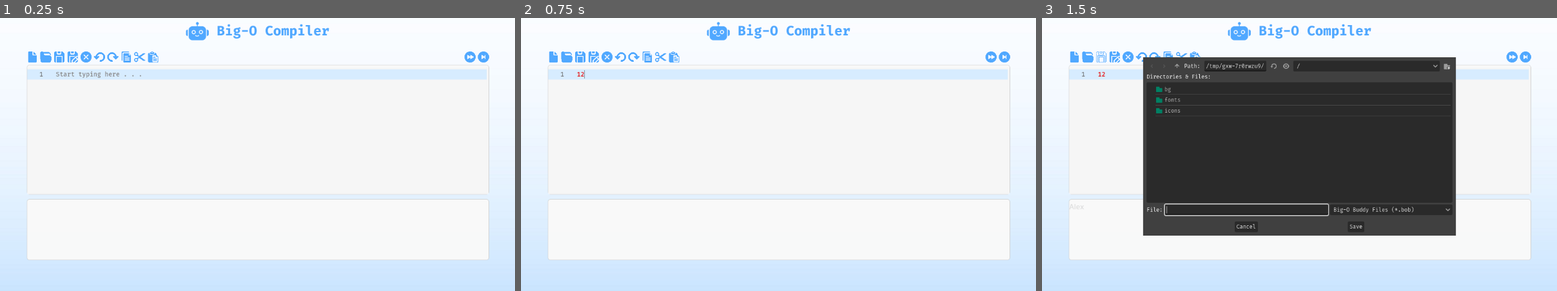
Above: before the commit, frames 1-3 (left to right).
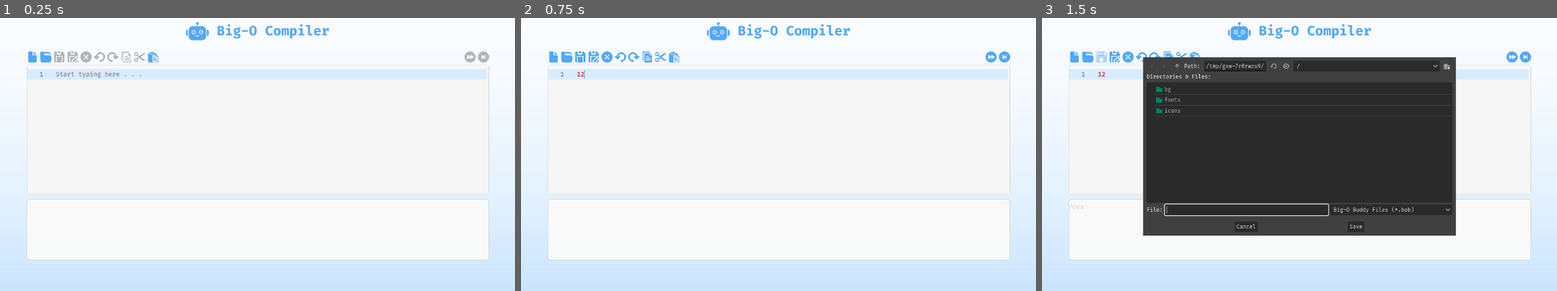
Above: after the commit, the same moments.

Repository: lkpnchl/CMSC_124
Game: Godot game, scene res://TEST.tscn
Same seed, same stepped clock (60 frames per second), same inputs: the game is played once before the commit and once after it.
Inputs (mouse positions are in pixels of both pictures, inside the frame that each line leads up to):
- Up to frame 1 (0.25 s): no input
- Up to frame 2 (0.75 s): click (778, 129) at 0.52 s; type "12" at 0.6 s
- Up to frame 3 (1.5 s): click (1299, 230) at 0.75 s; type "Alex" at 0.83 s; click (1103, 56) at 1.25 s

The runs differ from the first frame. In frame 1, 0.5% of the frame differs, in the area x 10-95%, y 12-17%; in frame 2, nothing differs; in frame 3, nothing differs.

Commit message:
Buttons Disabled at first fixed

Diff:
--- /dev/null
+++ b/IDE/CodeEdit.gd
@@ -0,0 +1,39 @@
+extends CodeEdit
+
+
+@onready var root = get_tree().get_root()
+@onready var buttons = root.get_node("Main/TextureRect/PanelContainer2/MarginContainer/VBoxContainer/hbOX")
+@onready var save = buttons.get_node("Save")
+@onready var saveas = buttons.get_node("Saveas")
+@onready var close = buttons.get_node("Close")
+@onready var undo = buttons.get_node("Undo")
+@onready var redo = buttons.get_node("Redo")
+@onready var copy = buttons.get_node("Copy")
+@onready var cut = buttons.get_node("Cut")
+#@onready var paste = buttons.get_node("Paste")
+@onready var compile = buttons.get_node("Compile")
+@onready var run = buttons.get_node("Run")
+
+func _on_text_changed():
+	if len(text) > 0:
+		save.disabled = false
+		saveas.disabled = false
+		close.disabled = false
+		undo.disabled = false
+		redo.disabled = false
+		copy.disabled = false
+		cut.disabled = false
+		#paste.disabled = false
+		compile.disabled = false
+		run.disabled = false
+	else:
+		save.disabled = true
+		saveas.disabled = true
+		close.disabled = true
+		undo.disabled = true
+		redo.disabled = true
+		copy.disabled = true
+		cut.disabled = true
+		#paste.disabled = true
+		compile.disabled = true
+		run.disabled = true
--- a/IDE/TEST.tscn
+++ b/IDE/TEST.tscn
@@ -53,6 +53,8 @@
 [ext_resource type="Texture2D" uid="uid://ci84y3ibdmrwx" path="res://icons/run-pressed.png" id="43_j3a0d"]
 [ext_resource type="Texture2D" uid="uid://cwt3nqtkjfh7f" path="res://icons/run-hover.png" id="44_nbld7"]
 [ext_resource type="FontFile" uid="uid://cqhs2u7h8gjsm" path="res://fonts/FiraCode-Medium.ttf" id="46_0llj4"]
+[ext_resource type="Texture2D" uid="uid://daxd6vcwg1qu8" path="res://icons/run-disable.png" id="53_urgxg"]
+[ext_resource type="Script" path="res://CodeEdit.gd" id="55_p4m0x"]
 
 [sub_resource type="Theme" id="Theme_bmwp3"]
 resource_local_to_scene = true
@@ -251,6 +253,7 @@
 custom_minimum_size = Vector2(25, 25)
 layout_mode = 2
 tooltip_text = "Save File"
+disabled = true
 texture_normal = ExtResource("10_6v7d0")
 texture_pressed = ExtResource("11_jvl15")
 texture_hover = ExtResource("12_ub0n3")
@@ -262,6 +265,7 @@
 custom_minimum_size = Vector2(25, 25)
 layout_mode = 2
 tooltip_text = "Save File As"
+disabled = true
 texture_normal = ExtResource("14_7j276")
 texture_pressed = ExtResource("15_jqtti")
 texture_hover = ExtResource("16_6xoms")
@@ -273,6 +277,7 @@
 custom_minimum_size = Vector2(25, 25)
 layout_mode = 2
 tooltip_text = "Close File"
+disabled = true
 texture_normal = ExtResource("14_0vo8o")
 texture_pressed = ExtResource("15_iiaje")
 texture_hover = ExtResource("16_3dl71")
@@ -284,6 +289,7 @@
 custom_minimum_size = Vector2(25, 25)
 layout_mode = 2
 tooltip_text = "Undo Action"
+disabled = true
 texture_normal = ExtResource("18_8npa1")
 texture_pressed = ExtResource("19_dcyi4")
 texture_hover = ExtResource("20_7jcu4")
@@ -295,6 +301,7 @@
 custom_minimum_size = Vector2(25, 25)
 layout_mode = 2
 tooltip_text = "Redo Action"
+disabled = true
 texture_normal = ExtResource("22_oiy2k")
 texture_pressed = ExtResource("23_yuw6r")
 texture_hover = ExtResource("24_8c0t7")
@@ -306,6 +313,7 @@
 custom_minimum_size = Vector2(25, 25)
 layout_mode = 2
 tooltip_text = "Copy Text"
+disabled = true
 texture_normal = ExtResource("26_vugnr")
 texture_pressed = ExtResource("27_jw3mf")
 texture_hover = ExtResource("28_ld6iy")
@@ -317,6 +325,7 @@
 custom_minimum_size = Vector2(25, 25)
 layout_mode = 2
 tooltip_text = "Cut Text"
+disabled = true
 texture_normal = ExtResource("18_rcf4b")
 texture_pressed = ExtResource("19_ydupn")
 texture_hover = ExtResource("30_rnir3")
@@ -344,6 +353,7 @@
 custom_minimum_size = Vector2(25, 25)
 layout_mode = 2
 tooltip_text = "Compile"
+disabled = true
 texture_normal = ExtResource("38_g8lxh")
 texture_pressed = ExtResource("39_uwr6v")
 texture_hover = ExtResource("40_gd8hl")
@@ -355,10 +365,11 @@
 custom_minimum_size = Vector2(25, 25)
 layout_mode = 2
 tooltip_text = "Run"
+disabled = true
 texture_normal = ExtResource("42_r0dft")
 texture_pressed = ExtResource("43_j3a0d")
 texture_hover = ExtResource("44_nbld7")
-texture_disabled = ExtResource("42_r0dft")
+texture_disabled = ExtResource("53_urgxg")
 ignore_texture_size = true
 stretch_mode = 5
 
@@ -401,6 +412,7 @@
 indent_size = 5
 auto_brace_completion_enabled = true
 auto_brace_completion_highlight_matching = true
+script = ExtResource("55_p4m0x")
 
 [node name="PanelContainer2" type="PanelContainer" parent="TextureRect/PanelContainer2/MarginContainer/VBoxContainer"]
 layout_mode = 2
@@ -418,3 +430,4 @@
 layout_mode = 2
 
 [connection signal="pressed" from="TextureRect/PanelContainer2/MarginContainer/VBoxContainer/hbOX/Open" to="." method="_on_open_pressed"]
+[connection signal="text_changed" from="TextureRect/PanelContainer2/MarginContainer/VBoxContainer/PanelContainer/CodeEdit" to="TextureRect/PanelContainer2/MarginContainer/VBoxContainer/PanelContainer/CodeEdit" method="_on_text_changed"]
Not shown: 1 places in IDE/TEST.tscn that only renumber resources
